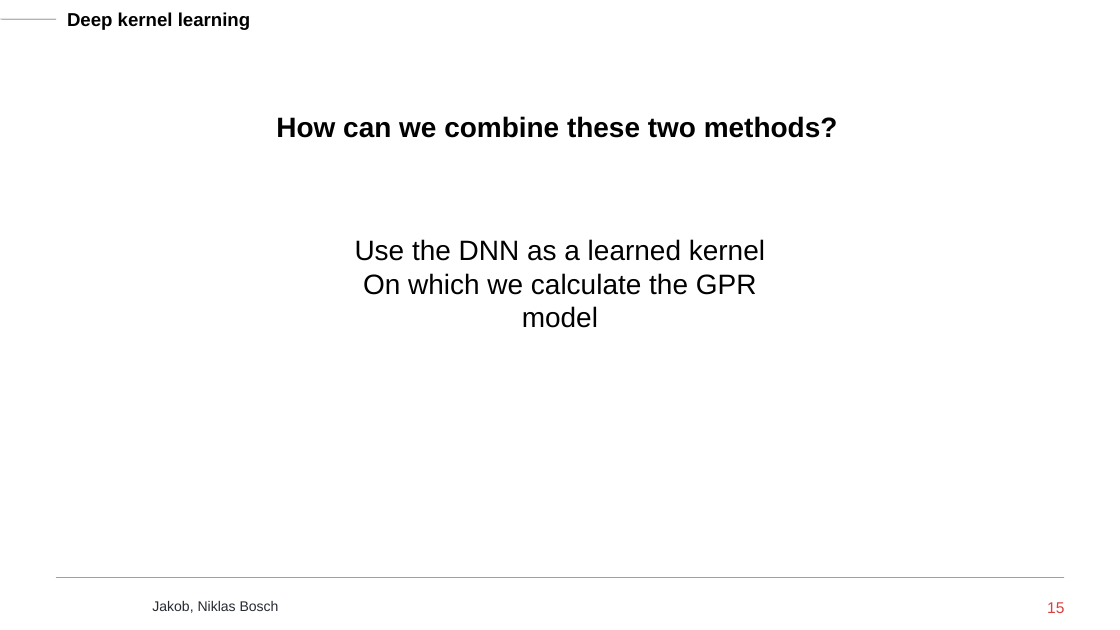
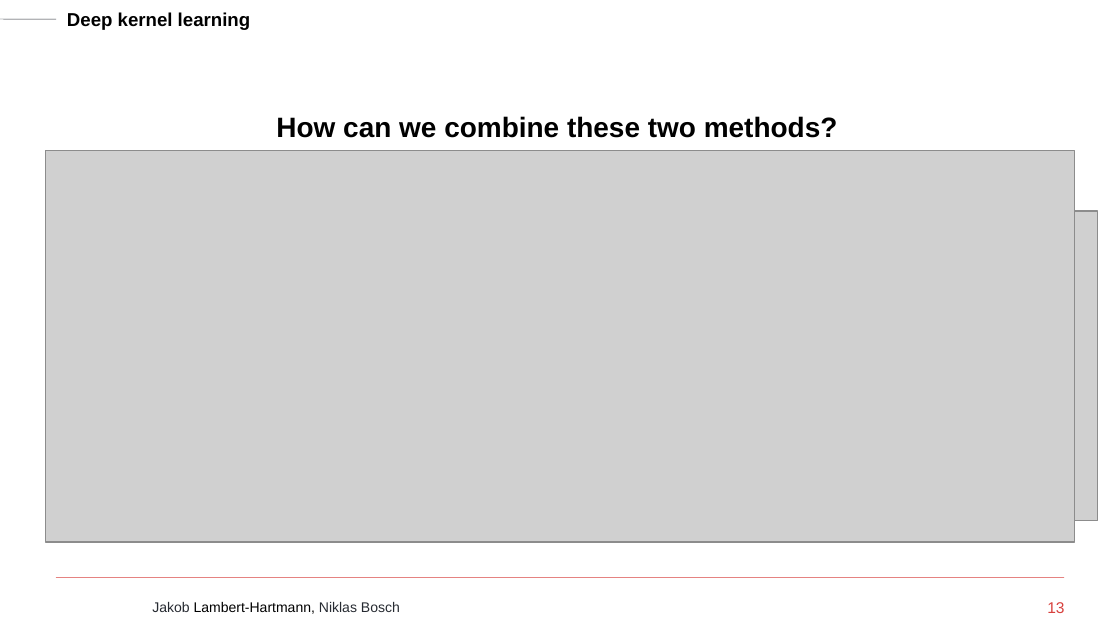
Before and after one commit to Naehrwerte/deep-kernel-learning, a slide deck: slide 13 of slides/jakob-slides.pptx (slide 15 before the commit). Drawn at 1120x630 pixels with LibreOffice and Linux fonts; fonts in the diff are those of the drawing; grey boxes stand for pictures; background and template pictures are left out. Boxes give left, top, right and bottom in pixels: in the first picture for what was removed or moved away, otherwise in the second. Text is boxed around its words. In the diff, an @@ line names an element or a change of style, - is before the commit and + after.

```diff
--- a/slides/jakob-slides.pptx
+++ b/slides/jakob-slides.pptx
@@ picture added at bbox=[46, 150, 1075, 542] @@
@@ text removed at bbox=[355, 239, 765, 328] @@
-Use the DNN as a learned kernel
-On which we calculate the GPR model
@@ picture added at bbox=[589, 211, 1098, 521] @@
@@ picture added at bbox=[46, 274, 590, 346] @@
@@ rectangle added at bbox=[192, 452, 506, 564], fill #FFFFFF, outline #FFFFFF 0.5 pt @@
@@ text at bbox=[152, 602, 400, 614]: text changed; text colour #262A31 to #000000 @@
-Jakob, Niklas Bosch
+Jakob Lambert-Hartmann, Niklas Bosch
@@ page number at bbox=[1047, 602, 1064, 613]: text changed @@
-15
+13
```
Also in this commit, not shown: 12 other slides changed, 5 slides added, 4 slides removed.
